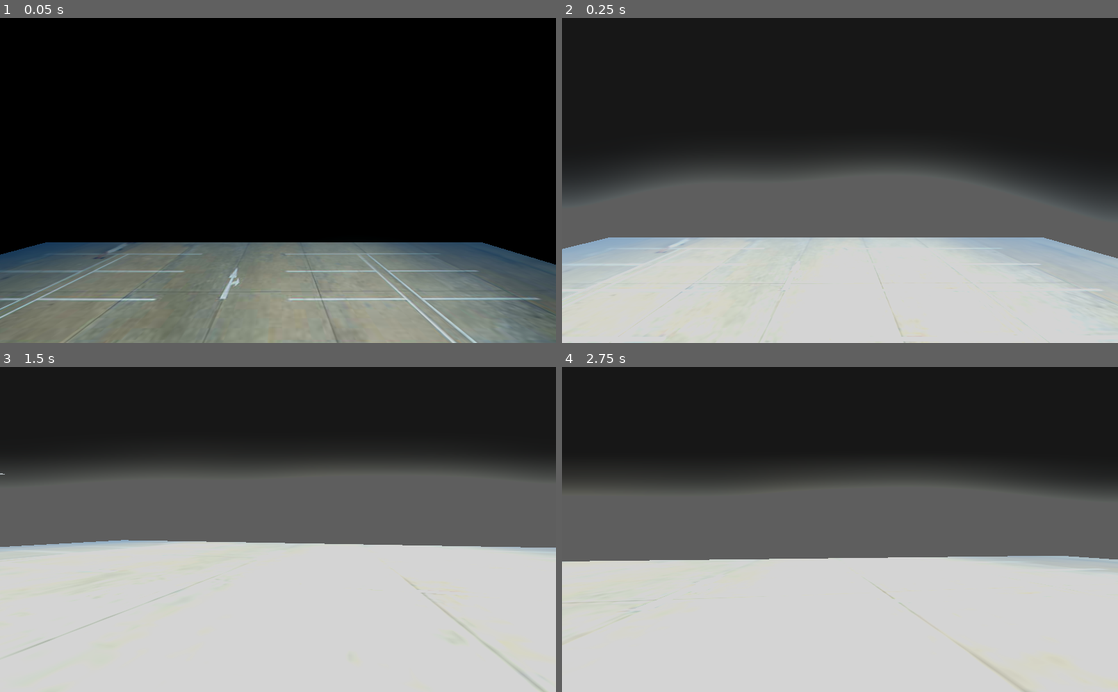
Above: before the commit, frames 1-4 (two rows, left to right).
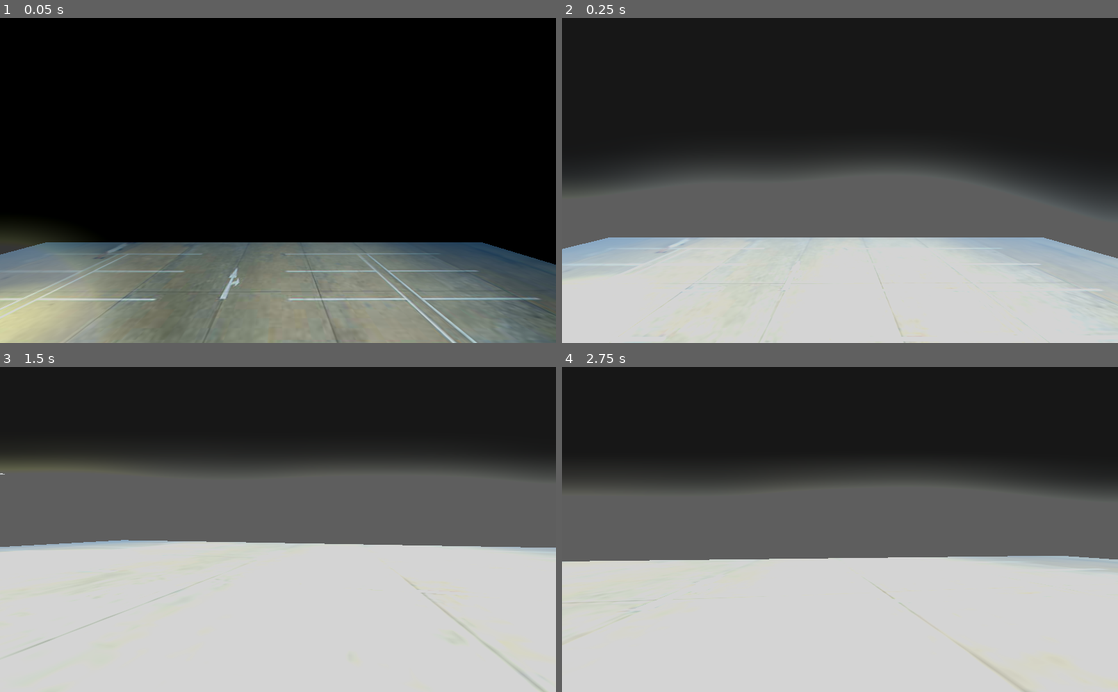
Above: after the commit, the same moments.

Repository: shopVR/shopVR
Game: Godot game, scene res://World.tscn
Same seed, same stepped clock (60 frames per second), same inputs: the game is played once before the commit and once after it.
Inputs (mouse positions are in pixels of both pictures, inside the frame that each line leads up to):
- Up to frame 1 (0.05 s): no input
- Up to frame 2 (0.25 s): no input
- Up to frame 3 (1.5 s): move the mouse to (305, 529) at 0.52 s; hold W (move_forward) from 0.53 s (still down); tap Space (move_jump) at 0.77 s; move the mouse to (250, 529) at 1.27 s
- Up to frame 4 (2.75 s): keep holding W (move_forward); tap Space (move_jump) at 1.52 s; move the mouse to (851, 523) at 2.02 s

The runs differ from the first frame. In frame 1, 6.0% of the frame differs, in the area x 0-20%, y 64-100%; in frame 2, less than 0.1%; in frame 3, 0.8%; in frame 4, nothing differs.

Commit message:
Lighting Added to interior

Diff:
--- a/Godot/World.tscn
+++ b/Godot/World.tscn
@@ -111,11 +111,43 @@
 transform = Transform( -9.61651e-08, 0, 0.2, 0, 3, 0, -2.2, 0, -8.74228e-09, 8.03113, 2.38922, -3.38865 )
 shape = SubResource( 4 )
 
+[node name="OmniLight" type="OmniLight" parent="Store"]
+transform = Transform( 0.333333, 0, 0, 0, 0.333333, 0, 0, 0, 0.333333, 3.571, 3.828, 0 )
+include_in_bound = false
+allow_merging = false
+light_energy = 1.755
+light_indirect_energy = 0.0
+light_specular = 5.49
+shadow_color = Color( 0.960784, 0.956863, 0.65098, 1 )
+shadow_bias = 0.189
+omni_range = 15.706
+
 [node name="Lampost" parent="." instance=ExtResource( 11 )]
 transform = Transform( 0.5, 0, 0, 0, 0.5, 0, 0, 0, 0.5, 22.2221, 1.25211, 21.0037 )
 
+[node name="SpotLight" type="SpotLight" parent="Lampost"]
+transform = Transform( 2, 0, 0, 0, -1.34039e-07, 2, 0, -2, -1.34039e-07, 1.114, 32.493, 0.858002 )
+light_color = Color( 0.933333, 0.937255, 0.643137, 1 )
+light_energy = 8.348
+light_indirect_energy = 5.558
+light_specular = 0.94
+shadow_enabled = true
+shadow_color = Color( 0.87451, 0.92549, 0.509804, 1 )
+shadow_bias = 0.884
+shadow_contact = 6.33
+spot_range = 98.054
+
 [node name="Lampost2" parent="." instance=ExtResource( 11 )]
 transform = Transform( 0.5, 0, 0, 0, 0.5, 0, 0, 0, 0.5, 22.2221, 1.25211, -21.986 )
+
+[node name="SpotLight" type="SpotLight" parent="Lampost2"]
+transform = Transform( 2, 0, 0, 0, -8.67873e-08, 2, 0, -2, -8.67873e-08, 2.796, 30.876, 0.485 )
+light_color = Color( 0.933333, 0.937255, 0.643137, 1 )
+light_energy = 8.348
+light_specular = 0.94
+shadow_enabled = true
+shadow_color = Color( 0.87451, 0.92549, 0.509804, 1 )
+spot_range = 98.054
 
 [node name="WorldEnvironment" type="WorldEnvironment" parent="."]
 environment = SubResource( 5 )
